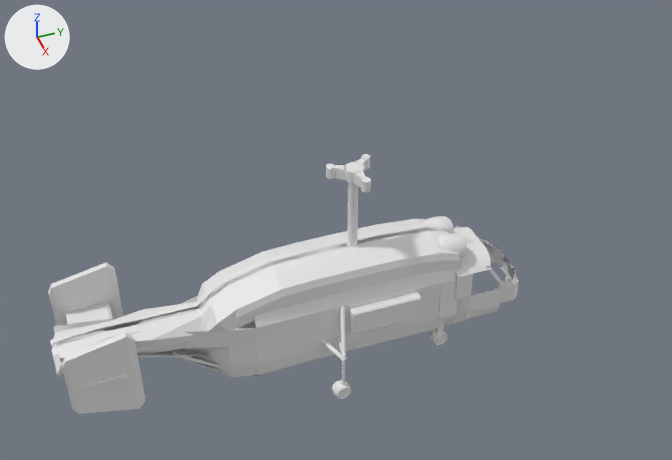
Renders of the Blender file source/Kamov.blend from each side of a commit.
Rendered twice from a 50 mm camera at (11.99, -8.68, 10.64) aimed at (0.25, -4.35, 1.24). Lighting does not change. The marker at upper left points along +X, +Y and +Z.
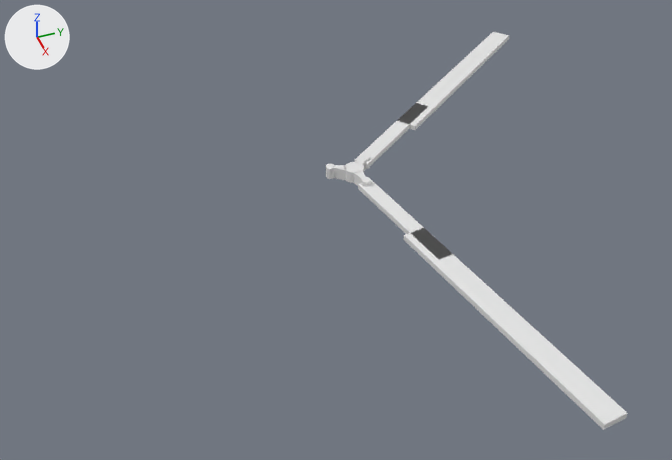
Pixel boxes [x1, y1, x2, y2] of what changed, in the pictures (672 x 460 px):
'Cylinder', hidden
    before: [48, 165, 519, 414]
'Cube.001', added
    after: [358, 180, 627, 430]
'Cube', added
    after: [354, 32, 509, 169]

What the commit changed:
Mesh me_cube_004 is new.
It consists of a box spanning x -1.0..1.0, y -1.0..1.0, z -1.0..1.0; a box spanning x -1.0..0.38, y -1.7..-0.65, z -1.0..1.0.
Object 'Cylinder' (ob_cylinder) is now hidden.
Object 'Cube.001' (ob_cube_001) is new; it shows me_cube_004.
Its location is (3.96, -3.32, 2.13).
Its rotation in degrees is (0, 0, 280).
Its scale is (0.183, 2.15, 0.0447).
Object 'Cube' (ob_cube) is new; it shows a copy of me_cube_004.
Its location is (-2.4, -0.89, 2.18).
Its rotation in degrees is (0, 0, 39).
Its scale is (0.183, 2.15, 0.0447).
